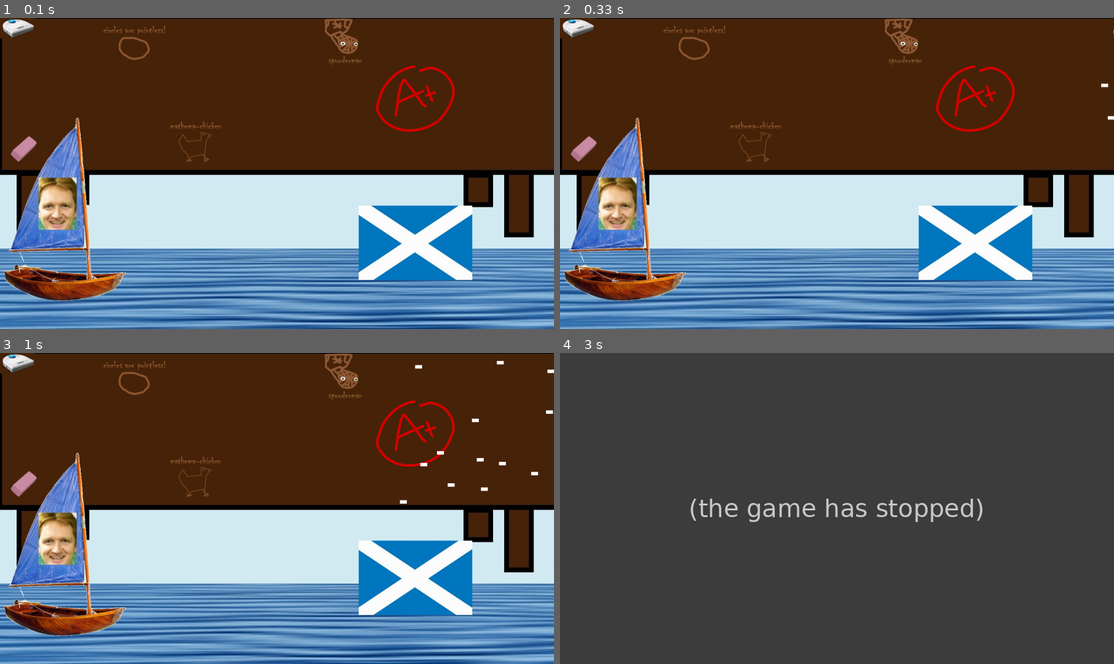
Above: before the commit, frames 1-4 (two rows, left to right).
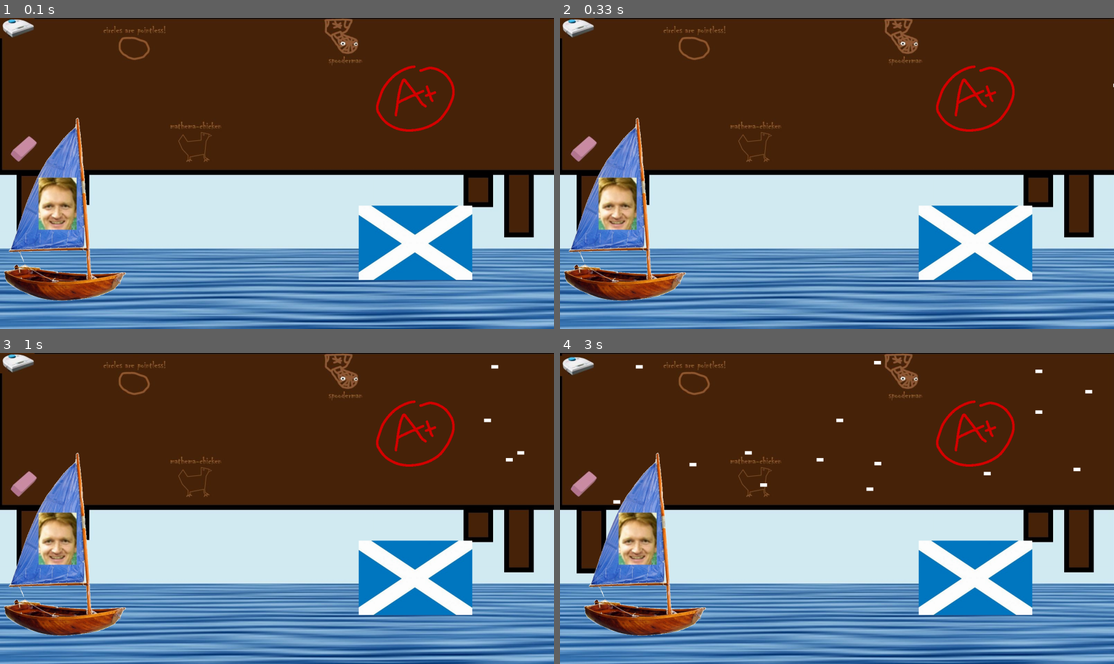
Above: after the commit, the same moments.

Repository: olincollege/GoGeddesGo
Game: pygame game, started from game.py
Same seed, same stepped clock (60 frames per second), same inputs: the game is played once before the commit and once after it.
Inputs:
- Up to frame 1 (0.1 s): no input
- Up to frame 2 (0.33 s): no input
- Up to frame 3 (1 s): no input
- Up to frame 4 (3 s): hold Esc 1.83-2.37 s; hold Left 1.83-2.37 s; hold Down from 2.97 s (still down)

Frame 1 is identical in both runs. In frame 2, less than 0.1% of the frame differs, in the area x 97-100%, y 3-33%; in frame 3, 0.3%; in frame 4, 100%, in the area x 0-100%, y 0-100%.
Before the commit the program exited at 2.82 s; later frames show no game.

Commit message:
First production release

Diff:
--- a/events.py
+++ /dev/null
@@ -1,18 +0,0 @@
-# Variable to keep the main loop running
-running = True
-
-# Main loop
-while running:
-    # look at every event in the queue
-    for event in pygame.event.get():
-        # did the user hit a key?
-        if event.type == KEYDOWN:
-            # if it was the escape key, stop the loop
-            if event.key == K_ESCAPE:
-                # to exit the loop and game use 'running = False'
-                running = False
-
-        # if the user hit the window close button, stop the loop
-        elif event.type == QUIT:
-            running = False
-# when combined with the previous code, this should give a blank/black screen
--- a/game.py
+++ b/game.py
@@ -7,8 +7,9 @@
 from view import View
 from controller import Controller
 
-
-pygame.init() # pylint: disable=no-member
+# Ignored error because its wrong, there very much is a member
+# and it is critical to any pygame.
+pygame.init()  # pylint: disable=no-member
 clock = pygame.time.Clock()
 model = Model()
 view = View(model)
--- a/intro_game_steps.py
+++ /dev/null
@@ -1,18 +0,0 @@
-import pygame
-
-from pygame.locals import (
-    K_UP,
-    K_DOWN,
-    K_LEFT,
-    K_RIGHT,
-    K_ESCAPE,
-    KEYDOWN,
-    QUIT,
-)
-
-pygame.init()
-
-SCREEN_WIDTH = 800
-SCREEN_HEIGHT = 600
-
-screen = pygame.display.set_mode((SCREEN_WIDTH, SCREEN_HEIGHT))
--- a/model.py
+++ b/model.py
@@ -1,22 +1,20 @@
+"""
+Contains many helper classes for our game as well as
+the Model class. Helper classes are intended for internal
+use only.
+"""
+
+import random
 import pygame
-import random
-from abc import ABC, abstractmethod
-from pygame.locals import (
-    RLEACCEL,
-    K_UP,
-    K_DOWN,
-    K_LEFT,
-    K_RIGHT,
-    K_ESCAPE,
-    KEYDOWN,
-    QUIT,
+from pygame.locals import (  # pylint: disable=no-name-in-module
+    RLEACCEL,  # pylint: disable=no-name-in-module
 )
 
 SCREEN_WIDTH = 1600
 SCREEN_HEIGHT = 900
 
 
-class Player(pygame.sprite.Sprite):
+class Player(pygame.sprite.Sprite):  # pylint: disable=too-few-public-methods
     """
     Represents the player (Neato). Contains player coordinates and
     can update them based on keypresses using the update() method.
@@ -39,9 +37,11 @@
         Returns:
             None
         """
-        super(Player, self).__init__()
+        super(Player, self).__init__()  # pylint: disable=super-with-arguments
         self.surf = pygame.image.load("neato_champ.jpg").convert()
-        self.surf.set_colorkey((255, 255, 255), RLEACCEL)
+        self.surf.set_colorkey(
+            (255, 255, 255), RLEACCEL
+        )  # pylint: disable=no-member
         self.rect = self.surf.get_rect()
         self._speed = speed
 
@@ -55,26 +55,22 @@
         Returns:
             None
         """
-        if pressed_keys[K_UP]:
+        if pressed_keys[pygame.locals.K_UP]:  # pylint: disable=no-member
             self.rect.move_ip(0, -self._speed)
-        if pressed_keys[K_DOWN]:
+        if pressed_keys[pygame.locals.K_DOWN]:  # pylint: disable=no-member
             self.rect.move_ip(0, self._speed)
-        if pressed_keys[K_LEFT]:
+        if pressed_keys[pygame.locals.K_LEFT]:  # pylint: disable=no-member
             self.rect.move_ip(-self._speed, 0)
-        if pressed_keys[K_RIGHT]:
+        if pressed_keys[pygame.locals.K_RIGHT]:  # pylint: disable=no-member
             self.rect.move_ip(self._speed, 0)
 
-        if self.rect.left < 0:
-            self.rect.left = 0
-        if self.rect.right > SCREEN_WIDTH:
-            self.rect.right = SCREEN_WIDTH
-        if self.rect.top <= 0:
-            self.rect.top = 0
-        if self.rect.bottom >= SCREEN_HEIGHT / 2:
-            self.rect.bottom = SCREEN_HEIGHT / 2
-
-
-class Boat(pygame.sprite.Sprite):
+        self.rect.left = max(self.rect.left, 0)
+        self.rect.right = min(self.rect.right, SCREEN_WIDTH)
+        self.rect.top = max(self.rect.top, 0)
+        self.rect.bottom = min(self.rect.bottom, SCREEN_HEIGHT/2)
+
+
+class Boat(pygame.sprite.Sprite):  # pylint: disable=too-few-public-methods
     """
     Represents John's boat. Contains player coordinates and
     can update its position using the update() method.
@@ -96,9 +92,11 @@
         Returns:
             None
         """
-        super(Boat, self).__init__()
+        super(Boat, self).__init__()  # pylint: disable=super-with-arguments
         self.surf = pygame.image.load("holy_grail.png").convert()
-        self.surf.set_colorkey((255, 255, 255), RLEACCEL)
+        self.surf.set_colorkey(
+            (255, 255, 255), RLEACCEL
+        )  # pylint: disable=no-member
         self.rect = self.surf.get_rect(center=(100, 550))
         self._speed = speed
 
@@ -114,19 +112,15 @@
         """
         self.rect.move_ip(self._speed, 0)
 
-        if self.rect.left < 0:
-            self.rect.left = 0
-        if self.rect.right > SCREEN_WIDTH:
-            self.rect.right = SCREEN_WIDTH
-        if self.rect.top <= 0:
-            self.rect.top = 0
-        if self.rect.bottom >= SCREEN_HEIGHT:
-            self.rect.bottom = SCREEN_HEIGHT
+        self.rect.left = max(self.rect.left, 0)
+        self.rect.right = min(self.rect.right, SCREEN_WIDTH)
+        self.rect.top = max(self.rect.top, 0)
+        self.rect.bottom = min(self.rect.bottom, SCREEN_HEIGHT)
 
 
 # Define the enemy object by extending pygame.sprite.Sprite
 # The surface you draw on the screen is now an attribute of 'enemy'
-class Enemy(pygame.sprite.Sprite):
+class Enemy(pygame.sprite.Sprite):  # pylint: disable=too-few-public-methods
     """
     The enemy class, extends pygame.sprite.Sprite.
     Little white bullets that fly from left to right.
@@ -146,7 +140,7 @@
         Returns:
             None
         """
-        super(Enemy, self).__init__()
+        super(Enemy, self).__init__()  # pylint: disable=super-with-arguments
         self.surf = pygame.Surface((20, 10))
         self.surf.fill((255, 255, 255))
         self.rect = self.surf.get_rect(
@@ -176,7 +170,7 @@
 
 # Define the Finish object by extending pygame.sprite.Sprite
 # Use an image for a better-looking sprite
-class Finish(pygame.sprite.Sprite):
+class Finish(pygame.sprite.Sprite):  # pylint: disable=too-few-public-methods
     """
     Finish line superclass, extended by the two finish classes.
 
@@ -185,12 +179,12 @@
     """
 
     def __init__(self, image_path):
-        super(Finish, self).__init__()
+        super(Finish, self).__init__()  # pylint: disable=super-with-arguments
         self.surf = pygame.image.load(image_path).convert()
-        self.surf.set_colorkey((0, 0, 0), RLEACCEL)
-
-
-class BoatFinish(Finish):
+        self.surf.set_colorkey((0, 0, 0), RLEACCEL)  # pylint: disable=no-member
+
+
+class BoatFinish(Finish):  # pylint: disable=too-few-public-methods
     """
     Finish line for John's boat. Extends the Finish class
 
@@ -199,11 +193,13 @@
     """
 
     def __init__(self):
-        super(BoatFinish, self).__init__("scotland.png")
+        super(BoatFinish, self).__init__( # pylint: disable=super-with-arguments
+            "scotland.png"
+        )
         self.rect = self.surf.get_rect(center=(1200, 650))
 
 
-class PlayerFinish(Finish):
+class PlayerFinish(Finish):  # pylint: disable=too-few-public-methods
     """
     Finish line for the player. Extends the Finish class
 
@@ -212,11 +208,15 @@
     """
 
     def __init__(self):
-        super(PlayerFinish, self).__init__("a_plus_transparent.png")
+        super( # pylint: disable=super-with-arguments
+            PlayerFinish, self
+        ).__init__(  # pylint: disable=super-with-arguments
+            "a_plus_transparent.png"
+        )
         self.rect = self.surf.get_rect(center=(1200, 225))
 
 
-class Model:
+class Model:  # pylint: disable=(too-many-instance-attributes, too-few-public-methods)
     """
     Model for our game, part of the MVC framework.
     Represents game state and has an update function
@@ -243,15 +243,17 @@
         # Define constants for the screen width and height
         # Initialize pygame
         self._start_ticks = 120
-        pygame.init()
+        pygame.init()  # pylint: disable=no-member
 
         # Create the screen object
         # The size is determined by the constant SCREEN_WIDTH and SCREEN_HEIGHT
         self._screen = pygame.display.set_mode((SCREEN_WIDTH, SCREEN_HEIGHT))
 
         # Create a custom event for adding a new enemy
-        self.ADDENEMY = pygame.USEREVENT + 1
-        pygame.time.set_timer(self.ADDENEMY, 60)
+        self.ADDENEMY = (  # pylint: disable=(invalid-name, no-member)
+            pygame.USEREVENT + 1  # pylint: disable=(invalid-name, no-member)
+        )
+        pygame.time.set_timer(self.ADDENEMY, 180)
 
         # Instantiate player. Right now, this is just a rectangle.
         self.player = Player(speed=8)
@@ -272,7 +274,9 @@
         self.all_sprites.add(self.boat)
 
         # Defines the background image
-        self.bg = pygame.image.load("final_background.JPG")
+        self.bg = pygame.image.load(  # pylint: disable=invalid-name
+            "final_background.JPG"
+        )
 
         # Start the boat in the right place
         self.boat.update()
--- a/pygame_tutorial.py
+++ /dev/null
@@ -1,18 +0,0 @@
-import pygame
-
-pygame.init()
-
-screen = pygame.display.set_mode([500, 500])
-
-running = True
-while running:
-    for event in pygame.event.get():
-        if event.type == pygame.QUIT:
-            running = False
-    screen.fill((255, 255, 255))
-
-    pygame.draw.circle(screen, (0, 0, 255), (250, 250), 75)
-
-    pygame.display.flip()
-
-pygame.quit()
--- a/surface.py
+++ /dev/null
@@ -1,9 +0,0 @@
-# fill the screen with white
-screen.fill((255, 255, 255))
-
-# create a surface and pass in a touple containing its length and width
-surf = pygame.Surface((50, 50))
-
-# give the surface a color to separate it from the background
-surf.fill((0, 0, 0))
-rect = surf.get_rect()
--- a/test_game.py
+++ b/test_game.py
@@ -1,3 +1,9 @@
+"""
+Pytests for the game. Tests the three main components of the
+MVC framework
+properly initialize
+"""
+
 from model import Model
 from view import View
 from controller import Controller
@@ -5,26 +11,34 @@
 
 def test_init_model():
     """
-    It is hard to unit test this game because everything is tied together by pygame.
-    The best we can do is test if each component of the MVC framework initializes
+    It is hard to unit test this game because everything is tied together
+    by pygame.
+    The best we can do is test if each component of the MVC framework
+    initializes
     without errors. This tests the model component
     """
     model = Model()
-    assert type(model) == Model
+    assert isinstance(model, Model)
 
 
 def test_init_view():
     """
-    This unit test tests if the view component of our framework initializes without
+    This unit test tests if the view component of our framework
+    initializes without
     errors by creating a view object and testing if it is of type View.
     """
     model = Model()
     view = View(model)
-    assert type(view) == View
+    assert isinstance(view, View)
 
 
 def test_init_controller():
+    """
+    This unit test tests if the controller component of our framework
+    initializes without
+    errors by creating a controller object and testing if it is of
+    type Controller.
+    """
     model = Model()
-    view = View(model)
     controller = Controller(model)
-    assert type(controller) == Controller
+    assert isinstance(controller, Controller)
--- a/view.py
+++ b/view.py
@@ -1,20 +1,10 @@
+"""
+This module contains the View class for our game
+"""
 import pygame
-import random
-from abc import ABC, abstractmethod
-from model import Model, SCREEN_HEIGHT, SCREEN_WIDTH
-from pygame.locals import (
-    RLEACCEL,
-    K_UP,
-    K_DOWN,
-    K_LEFT,
-    K_RIGHT,
-    K_ESCAPE,
-    KEYDOWN,
-    QUIT,
-)
 
 
-class View:
+class View:  # pylint: disable=too-few-public-methods
     """
     Handles the visuals and displays of the game.
     Attributes:
@@ -42,7 +32,9 @@
         Returns:
             None
         """
-        self._model._screen.blit(self._model.bg, (0, 0))
+        self._model._screen.blit( # pylint: disable=protected-access
+            self._model.bg, (0, 0)
+        )
         for entity in self._model.all_sprites:
-            self._model._screen.blit(entity.surf, entity.rect)
+            self._model._screen.blit(entity.surf, entity.rect) # pylint: disable=protected-access
         pygame.display.flip()
